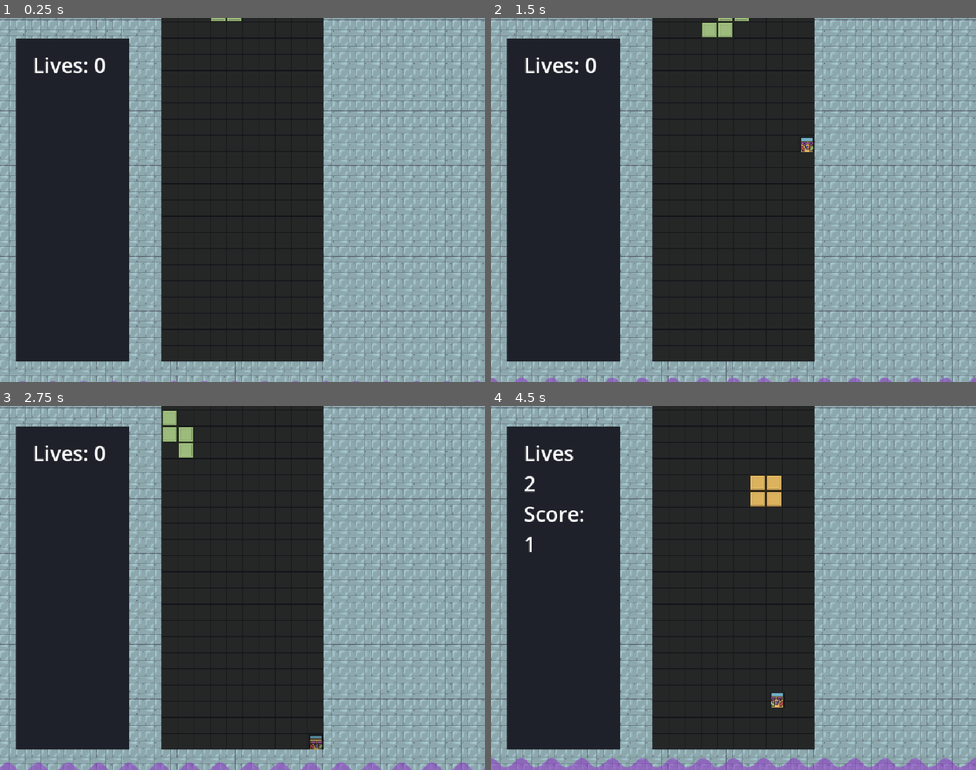
Above: before the commit, frames 1-4 (two rows, left to right).
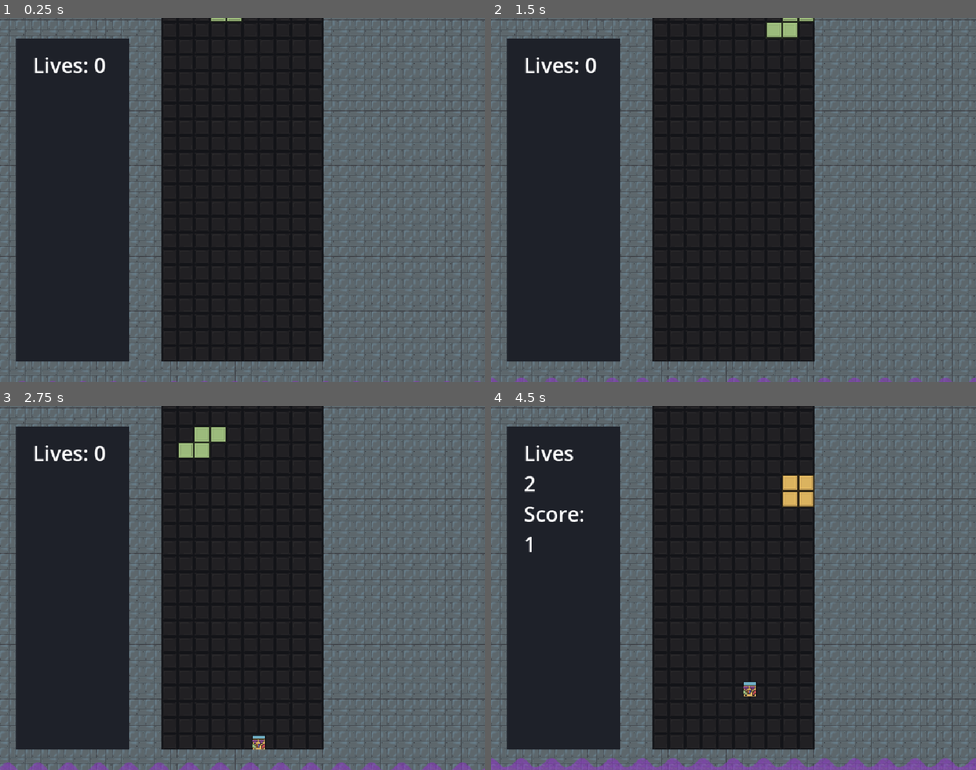
Above: after the commit, the same moments.

Repository: Lochi-dot-JPEG/twistris
Game: Godot game, scene res://locations/main.tscn
The game is run twice, just before and just after one commit, with the same random seed, the same clock (stepped at 60 frames per second) and the same inputs.
Inputs:
- Up to frame 1 (0.25 s): no input
- Up to frame 2 (1.5 s): tap Enter at 0.5 s; hold Z (switch) 0.53-1.28 s; hold D (right) from 0.53 s (still down); tap I (jump, bound only after the commit) at 0.77, 0.8, 1.07, 1.35 s
- Up to frame 3 (2.75 s): tap I (jump, bound only after the commit) at 1.52, 1.82 s; tap W (jump, bound only before the commit) at 1.55, 2.1 s; release D (right) at 2.03 s; hold A (left) from 2.03 s (still down); hold Z (switch) from 2.03 s (still down)
- Up to frame 4 (4.5 s): release A (left) at 2.78 s; release Z (switch) at 2.78 s; hold D (right) 2.78-4.28 s; tap S (softdrop) at 2.85 s; tap I (jump, bound only after the commit) at 3.02, 3.05, 3.32, 3.77, 4.07 s; hold Z (switch) 3.53-4.28 s; tap W (jump, bound only before the commit) at 3.8 s; hold A (left) from 4.28 s (still down); tap 1 at 4.35 s

The runs differ from the first frame. In frame 1, 48% of the frame differs, in the area x 0-100%, y 0-100%; in frame 2, 48%; in frame 3, 49%; in frame 4, 49%.

Commit message:
separate controls

Diff:
--- a/entities/kid/kid.gd
+++ b/entities/kid/kid.gd
@@ -7,16 +7,16 @@
 @onready var crush_area : Area2D= %CrushArea
 @onready var sprite : AnimatedSprite2D= $AnimatedSprite2D
 
-var _active = false
-var active:
-	get:
-		return _active
-	set(value):
-		_active = value
-		if value:
-			modulate = Color.WHITE
-		else:
-			modulate = Color.GRAY
+#var _active = false
+#var active:
+	#get:
+		#return _active
+	#set(value):
+		#_active = value
+		#if value:
+			#modulate = Color.WHITE
+		#else:
+			#modulate = Color.GRAY
 
 signal crushed
 
@@ -40,20 +40,20 @@
 	if not is_on_floor():
 		velocity += get_gravity() * delta
 
-	if active:
-		sprite.play("default")
-		# Handle jump.
-		if Input.is_action_just_pressed("jump") and is_on_floor():
-			velocity.y = JUMP_VELOCITY
+	#if active:
+	sprite.play("default")
+	# Handle jump.
+	if Input.is_action_just_pressed("jump") and is_on_floor():
+		velocity.y = JUMP_VELOCITY
 
-		var direction := Input.get_axis("left", "right")
-		if direction:
-			sprite.flip_h = direction > 0
-			velocity.x = direction * SPEED
-		else:
-			velocity.x = move_toward(velocity.x, 0, SPEED)
+	var direction := Input.get_axis("kid-left", "kid-right")
+	if direction:
+		sprite.flip_h = direction > 0
+		velocity.x = direction * SPEED
 	else:
 		velocity.x = move_toward(velocity.x, 0, SPEED)
-		sprite.play("inactive")
+	#else:
+		#velocity.x = move_toward(velocity.x, 0, SPEED)
+		#sprite.play("inactive")
 
 	move_and_slide()
--- a/locations/board/board.gd
+++ b/locations/board/board.gd
@@ -69,9 +69,9 @@
 	tetromino.start_time = Time.get_ticks_msec()
 	tetromino.grounded.connect(_lock_tetromino)
 	tetromino._load_block(_get_next_block())
-	player.active = false
+	#player.active = false
 	player.position = PLAYER_SPAWN
-	tetromino.active = true
+	#tetromino.active = true
 	for i in temporary_nodes:
 		if i:
 			i.queue_free()
@@ -148,11 +148,11 @@
 
 
 
-func _input(event: InputEvent) -> void:
-	if event.is_action_pressed("switch"):
-		if player.active:
-			player.active = false
-			tetromino.active = true
-		else:
-			player.active = true
-			tetromino.active = false
+#func _input(event: InputEvent) -> void:
+#	if event.is_action_pressed("switch"):
+#		if player.active:
+#			player.active = false
+#			tetromino.active = true
+#		else:
+#			player.active = true
+#			tetromino.active = false
--- a/project.godot
+++ b/project.godot
@@ -44,7 +44,7 @@
 }
 jump={
 "deadzone": 0.2,
-"events": [Object(InputEventKey,"resource_local_to_scene":fa …(140 unchanged characters)… d":false,"keycode":0,"physical_keycode":87,"key_label":0,"unicode":119,"location":0,"echo":false,"script":null)
+"events": [Object(InputEventKey,"resource_local_to_scene":fa …(140 unchanged characters)… d":false,"keycode":0,"physical_keycode":73,"key_label":0,"unicode":105,"location":0,"echo":false,"script":null)
 ]
 }
 harddrop={
@@ -67,6 +67,16 @@
 "events": [Object(InputEventKey,"resource_local_to_scene":false,"resource_name":"","device":-1,"window_id":0,"alt_press …(192 unchanged characters)…
 ]
 }
+kid-left={
+"deadzone": 0.2,
+"events": [Object(InputEventKey,"resource_local_to_scene":false,"resource_name":"","device":-1,"window_id":0,"alt_pressed":false,"shift_pressed":false,"ctrl_pressed":false,"meta_pressed":false,"pressed":false,"keycode":0,"physical_keycode":74,"key_label":0,"unicode":106,"location":0,"echo":false,"script":null)
+]
+}
+kid-right={
+"deadzone": 0.2,
+"events": [Object(InputEventKey,"resource_local_to_scene":false,"resource_name":"","device":-1,"window_id":0,"alt_pressed":false,"shift_pressed":false,"ctrl_pressed":false,"meta_pressed":false,"pressed":false,"keycode":0,"physical_keycode":76,"key_label":0,"unicode":108,"location":0,"echo":false,"script":null)
+]
+}
 
 [layer_names]
 
Binary file changed: entities/tetromino/texture.png
